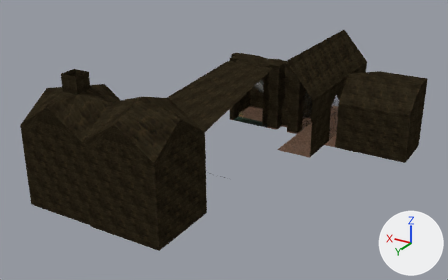
A saved change to the Blender file scenario/level01-v1.blend.
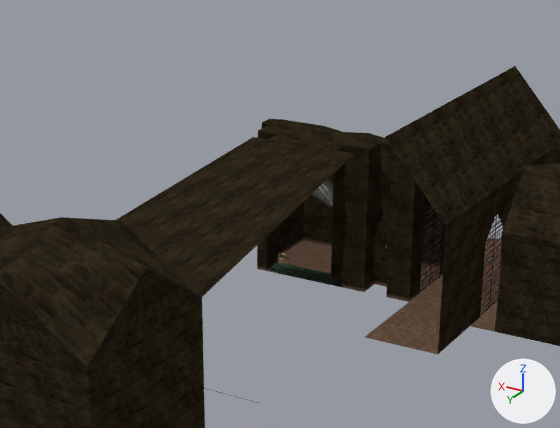
Each version is shown whole from a camera (50 mm lens) standing at (-41.6, 96.7, 42.9) and looking at (6.8, 16.1, 2.6), then close up on the part from 26% to 81% of the width and 0% to 68% of the height. Lighting does not change. The marker at lower right points along +X, +Y and +Z. The first two pictures are the older version.

Names of what the first close-up shows: 'Cavern', 'Cavern.001', 'cavern3', 'oblivion', 'oblivion2' and 2 more.
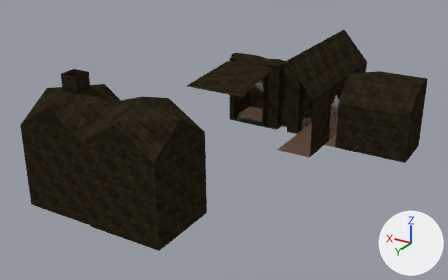
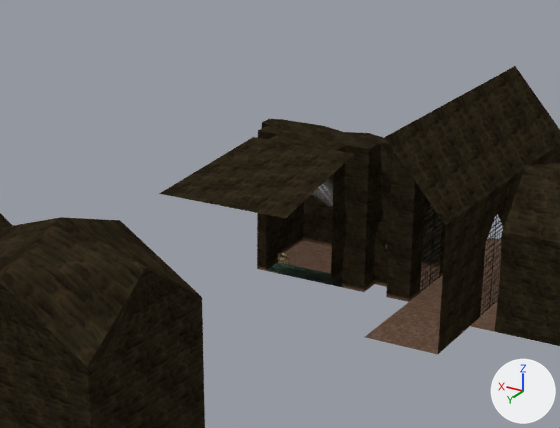
Where the change shows, as pixel boxes [x1, y1, x2, y2] in the close-ups (560 x 428 px):
'Cavern.001', deleted (brown)
    before: [116, 194, 286, 403]

The edits, one by one:
Object 'Cavern.001' (ob_cavern_001) is deleted.
